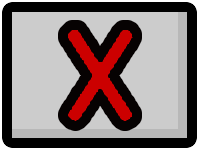
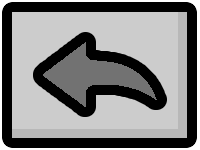
Before/after of a (200, 150) layered artwork. What changed in the layer stack:
moved "Capa 1" above "Capa 8" over bbox(33, 20, 167, 131)
added layer "Capa 15" above "Capa 14" over bbox(33, 32, 167, 117)
hid "Capa 7" over bbox(58, 20, 142, 131)
hid "Capa 6" over bbox(63, 26, 138, 125)